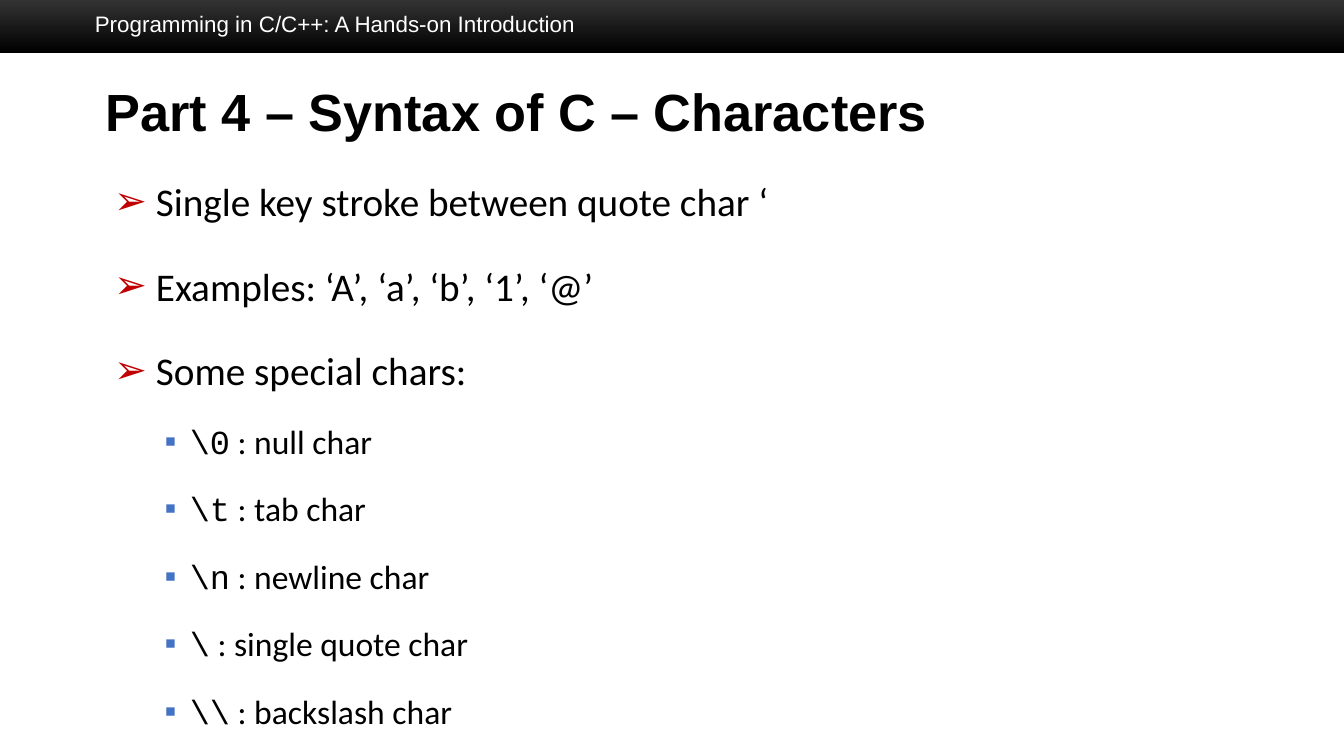
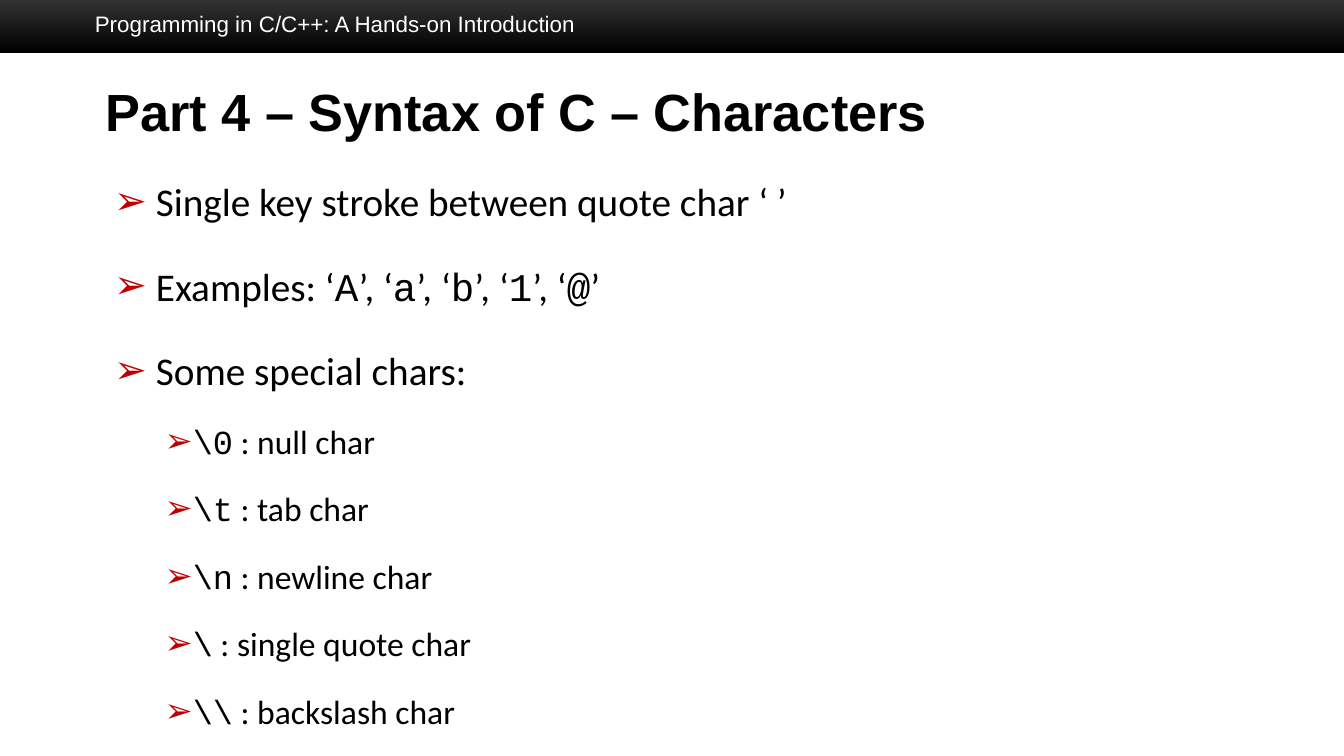
Before and after one commit to SuperBruceJia/SuperBruceJia.github.io, a slide deck: slide 30 of teaching/BU-Spring-2025-ECE327-Introduction-to-Software-Engineering/EC327-Lab-Session-2.pptx. Drawn at 1344x756 pixels with LibreOffice and Linux fonts; fonts in the diff are those of the drawing; background and template pictures are left out. Boxes give left, top, right and bottom in pixels: in the first picture for what was removed or moved away, otherwise in the second. Text is boxed around its words. In the diff, an @@ line names an element or a change of style, - is before the commit and + after.

```diff
--- a/teaching/BU-Spring-2025-ECE327-Introduction-to-Software-Engineering/EC327-Lab-Session-2.pptx
+++ b/teaching/BU-Spring-2025-ECE327-Introduction-to-Software-Engineering/EC327-Lab-Session-2.pptx
@@ text at (156,272,548,725): font Calibri to Courier New in "‘A’, ‘a’, ‘b’, ‘1’, ‘@’"; bullet ▪ to ➢; bullet colour #4472C4 to #C00000 @@
```
Also in this commit, not shown: 14 other slides changed, 1 other file.
